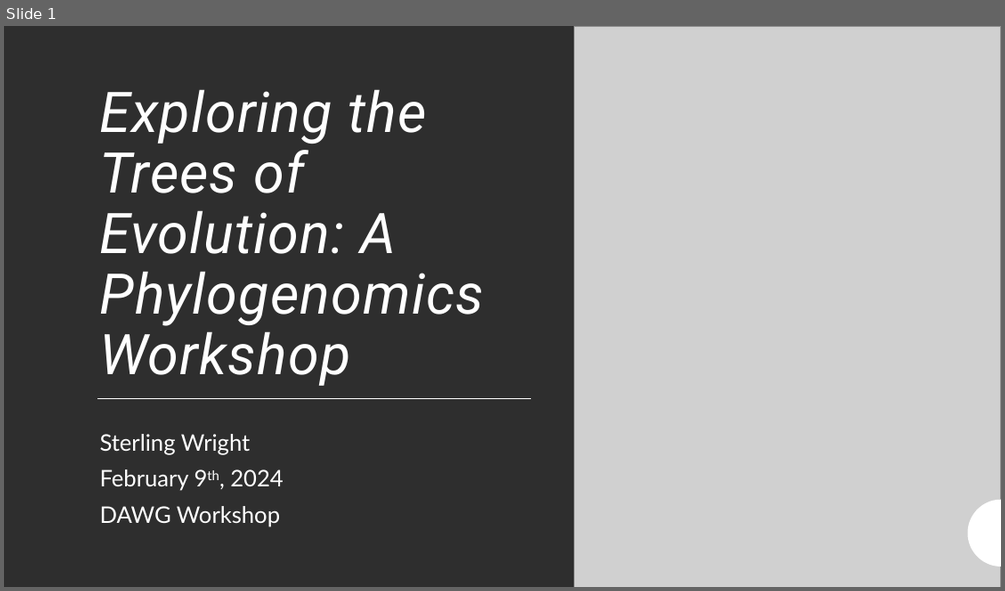
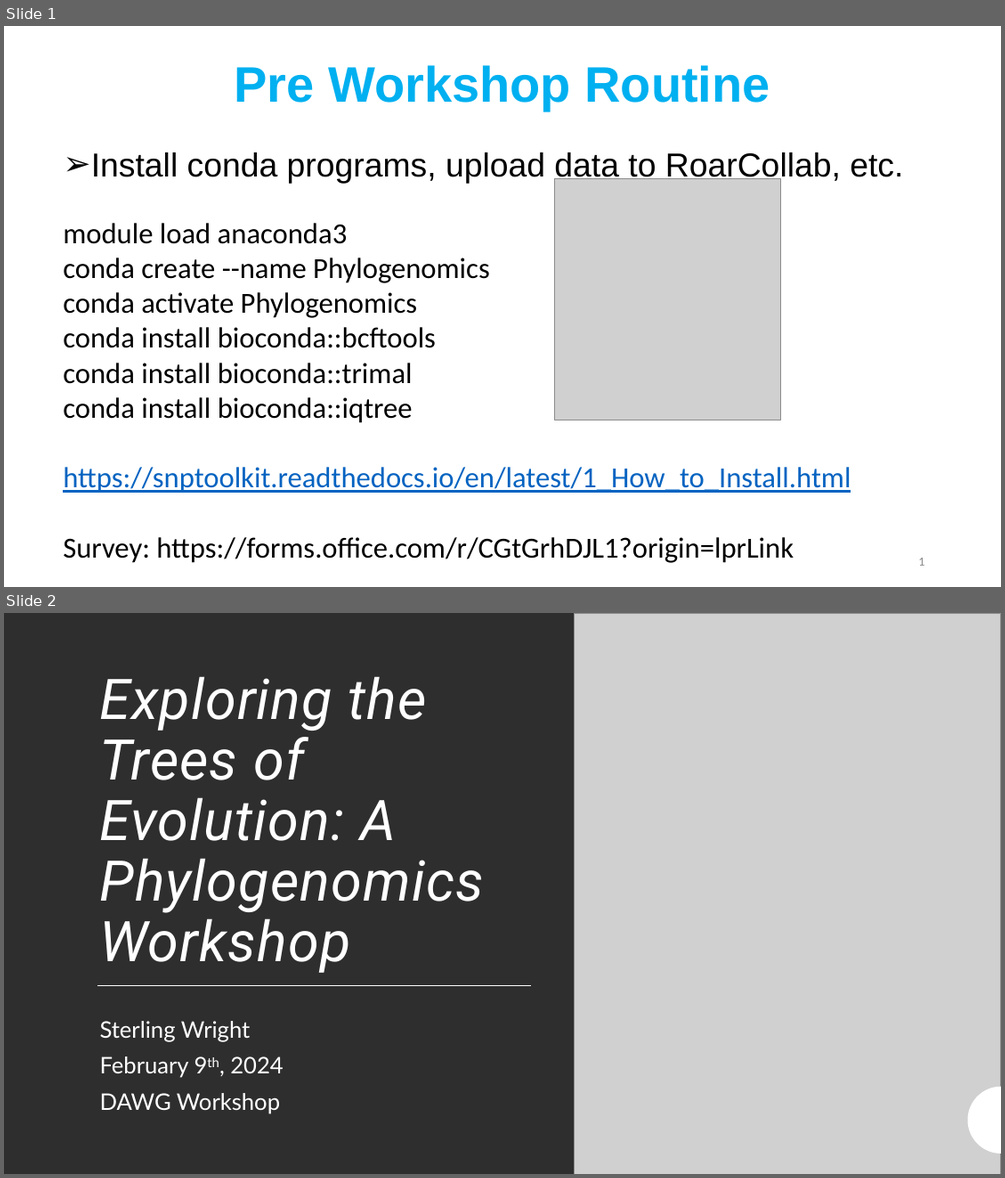
Before and after one commit to DAWGPSU/DAWG_workshop, a slide deck: SP24_09FEB24_Phylogenomics/slides/Phylogenomics_Slides_DAWG_SP24.pptx. Shown one above the other, each under a label of ours: slide 1 before the commit, slides 1 and 2 after it. The pictures are 1005x591 and 1005x1178 pixels, drawn with LibreOffice and Linux fonts; fonts in the diff are those of the drawing; grey boxes stand for pictures. Boxes give left, top, right and bottom in pixels: in the first picture for what was removed or moved away, otherwise in the second. Text is boxed around its words. In the diff, an @@ line names an element or a change of style, - is before the commit and + after.

```diff
--- a/SP24_09FEB24_Phylogenomics/slides/Phylogenomics_Slides_DAWG_SP24.pptx
+++ b/SP24_09FEB24_Phylogenomics/slides/Phylogenomics_Slides_DAWG_SP24.pptx
@@ slide 1 added at [4,26,1001,587], background #FFFFFF @@
@@ text added at [235,65,769,111], 48 pt, text #00B0F0, bold @@
+Pre Workshop Routine
@@ text added at [91,152,903,184], 32 pt, text #000000 @@
+➢ Install conda programs, upload data to RoarCollab, etc.
@@ picture added at [555,178,781,420] @@
@@ text added at [63,223,850,563], 28 pt, text #000000 @@
+module load anaconda3
+conda create --name Phylogenomics
+conda activate Phylogenomics
+conda install bioconda::bcftools
+conda install bioconda::trimal
+conda install bioconda::iqtree
+https://snptoolkit.readthedocs.io/en/latest/1_How_to_Install.html
+Survey: https://forms.office.com/r/CGtGrhDJL1?origin=lprLink
@@ page number added at [918,557,924,565], 12 pt, text #8C8C8C @@
+1
@@ what was slide 1 is now slide 2 @@
```
Also in this commit, not shown: 8 slides changed, 1 other slide added, 1 slide removed.
